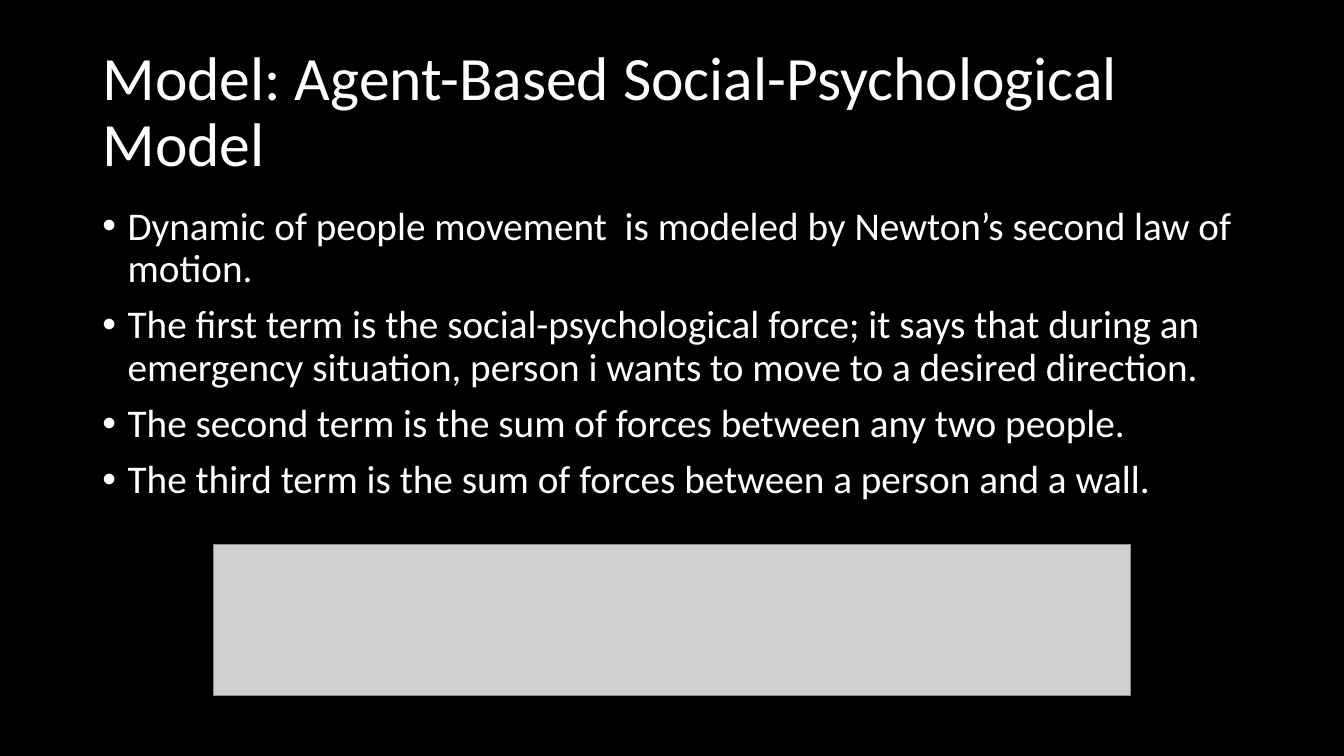
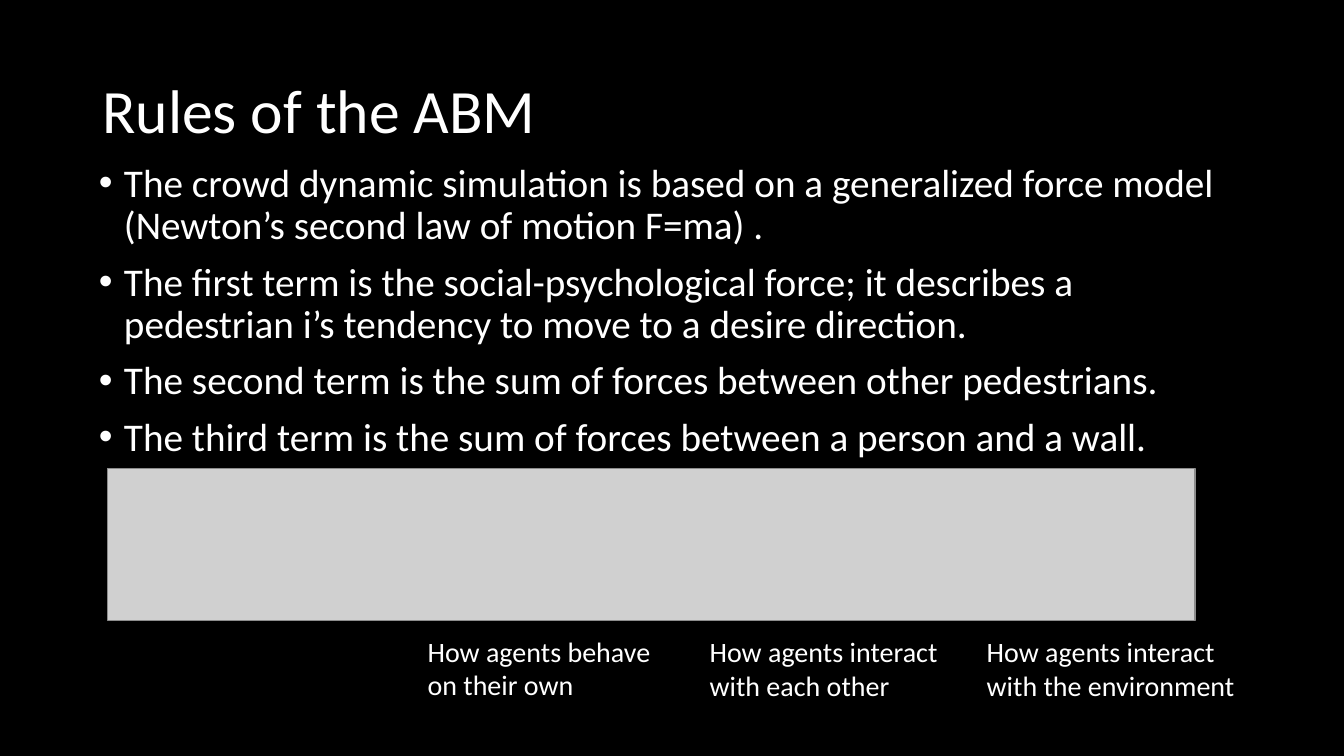
Before and after one commit to cwz3658/CS302, a slide deck: slide 4 of Final Project/Final_Project_WenZhe_YanZhang.pptx. Drawn at 1344x756 pixels with LibreOffice and Linux fonts; fonts in the diff are those of the drawing; grey boxes stand for pictures. Boxes give left, top, right and bottom in pixels: in the first picture for what was removed or moved away, otherwise in the second. Text is boxed around its words. In the diff, an @@ line names an element or a change of style, - is before the commit and + after.

```diff
--- a/Final Project/Final_Project_WenZhe_YanZhang.pptx
+++ b/Final Project/Final_Project_WenZhe_YanZhang.pptx
@@ title at (102,90,536,134): text changed @@
-Model: Agent-Based Social-Psychological Model
+Rules of the ABM
@@ text "The crowd dynamic simulation is ...": place and size @@
-text "The crowd dynamic simulation is ..." at (128,212,1231,500)
+text "The crowd dynamic simulation is ..." at (124,169,1213,458)
@@ text at (124,169,1213,401): text changed @@
-• Dynamic of people movement is modeled by Newton’s second law of motion.
-• The first term is the social-psychological force; it says that during an emergency situation, person i wants to move to a desired direction.
-• The second term is the sum of forces between any two people.
+• The crowd dynamic simulation is based on a generalized force model (Newton’s second law of motion F=ma) .
+• The first term is the social-psychological force; it describes a pedestrian i’s tendency to move to a desire direction.
+• The second term is the sum of forces between other pedestrians.
@@ picture: place and size @@
-picture at (214,544,1131,696)
+picture at (107,469,1195,620)
@@ text added at (428,642,651,696), 20 pt, text #FFFFFF @@
+How agents behave on their own
@@ text added at (710,642,938,697), 20 pt, text #FFFFFF @@
+How agents interact with each other
@@ text added at (987,642,1234,697), 20 pt, text #FFFFFF @@
+How agents interact with the environment
```
Also in this commit, not shown: 4 other slides changed, 2 slides added, 1 slide removed.
